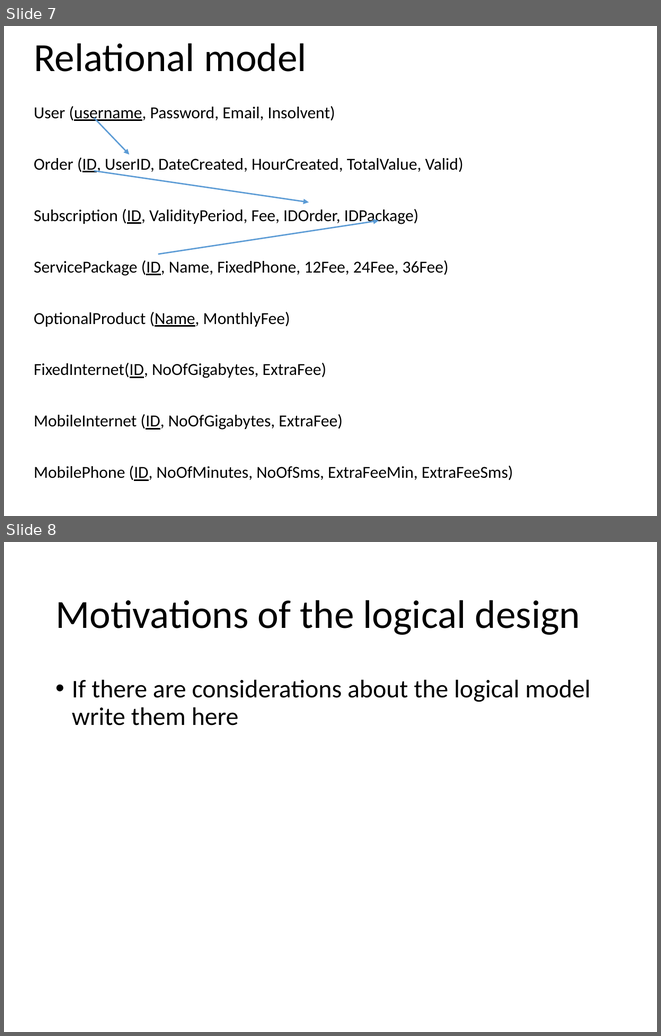
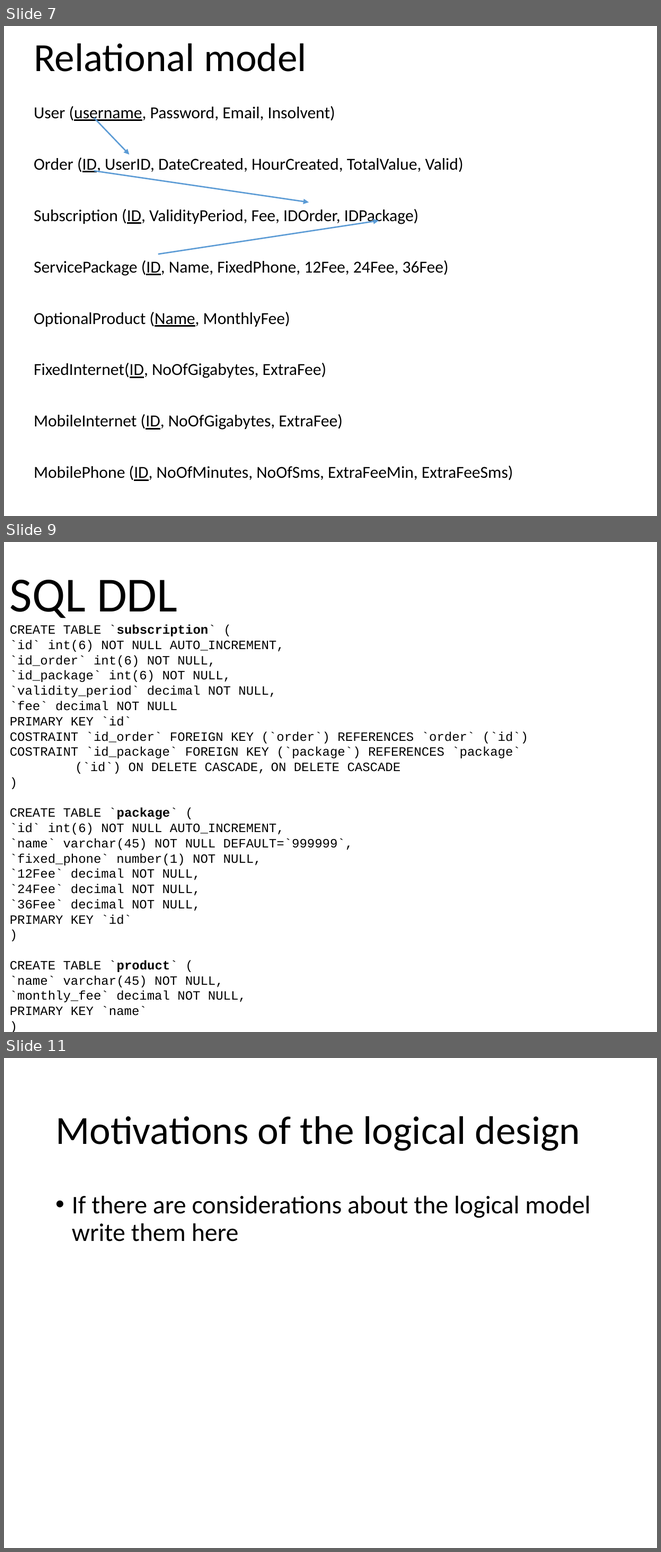
Before and after one commit to marcozetaa/TelcoService, a slide deck: UML/Presentation.pptx. Shown one above the other, each under a label of ours: slides 7 and 8 before the commit, slides 7, 9 and 11 after it; the slides between them are not shown. The pictures are 661x1036 and 661x1552 pixels, drawn with LibreOffice and Linux fonts; fonts in the diff are those of the drawing. Boxes give left, top, right and bottom in pixels: in the first picture for what was removed or moved away, otherwise in the second. Text is boxed around its words. In the diff, an @@ line names an element or a change of style, - is before the commit and + after.

```diff
--- a/UML/Presentation.pptx
+++ b/UML/Presentation.pptx
@@ slide 9 added at (x1=4, y1=542, x2=657, y2=1032), background #FFFFFF @@
@@ text added at (x1=10, y1=580, x2=528, y2=1015), 14 pt, text #000000 @@
+SQL DDL
+CREATE TABLE `subscription` (
+`id` int(6) NOT NULL AUTO_INCREMENT,
+`id_order` int(6) NOT NULL,
+`id_package` int(6) NOT NULL,
+`validity_period` decimal NOT NULL,
+`fee` decimal NOT NULL
+PRIMARY KEY `id`
+COSTRAINT `id_order` FOREIGN KEY (`order`) REFERENCES `order` (`id`)
+COSTRAINT `id_package` FOREIGN KEY (`package`) REFERENCES `package`
+(`id`) ON DELETE CASCADE, ON DELETE CASCADE
+)
+CREATE TABLE `package` (
+`id` int(6) NOT NULL AUTO_INCREMENT,
+`name` varchar(45) NOT NULL DEFAULT=`999999`,
+`fixed_phone` number(1) NOT NULL,
+`12Fee` decimal NOT NULL,
+`24Fee` decimal NOT NULL,
+`36Fee` decimal NOT NULL,
+PRIMARY KEY `id`
+)
+CREATE TABLE `product` (
+`name` varchar(45) NOT NULL,
+`monthly_fee` decimal NOT NULL,
+PRIMARY KEY `name`
+)
@@ what was slide 8 is now slide 11 @@
```
Also in this commit, not shown: 2 slides changed, 2 other slides added.
